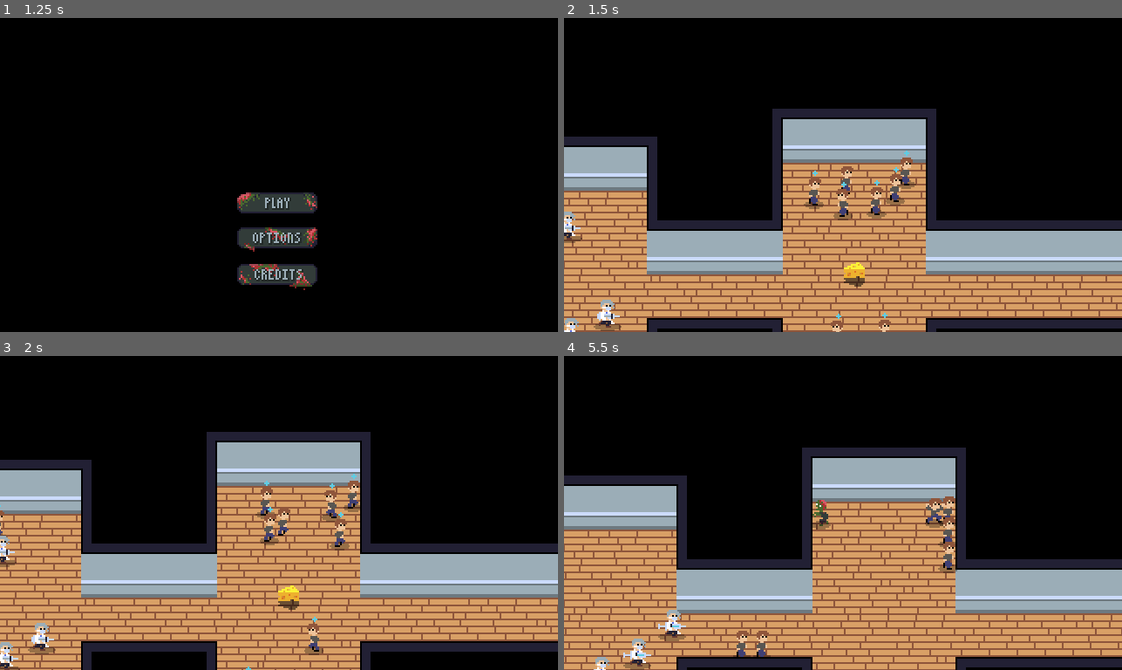
Above: before the commit, frames 1-4 (two rows, left to right).
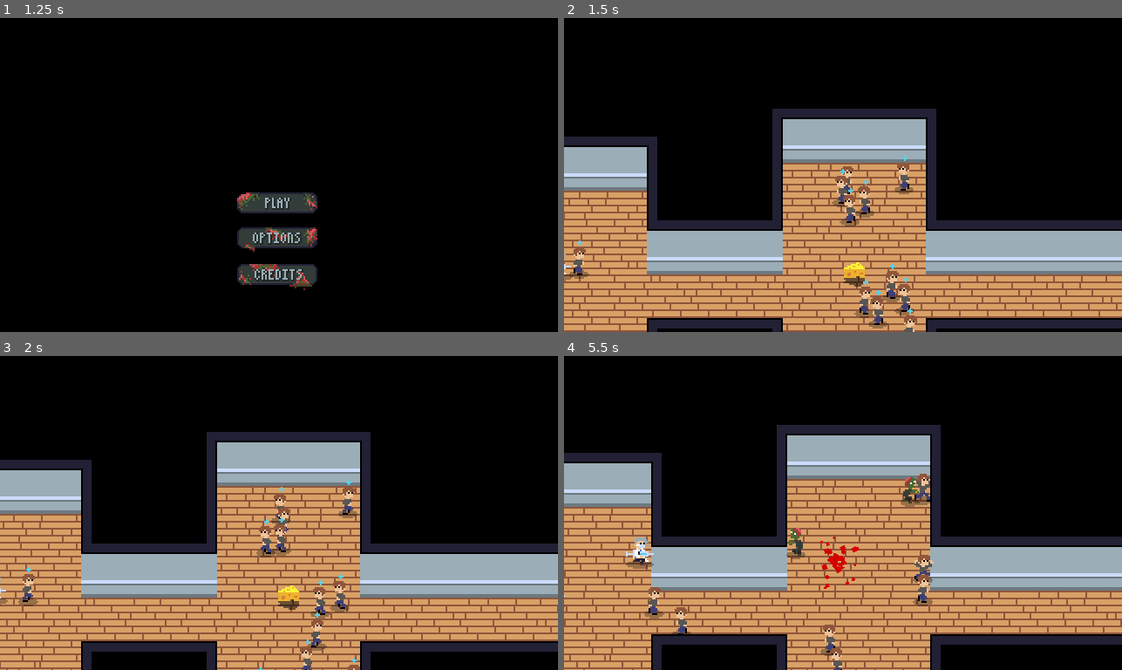
Above: after the commit, the same moments.

Repository: lucasericsson222/gmtk2024
Game: Godot game, scene res://scenes/win.tscn
Two runs of this game, one before a commit and one after it. Both use one fixed random seed, a clock stepped at 60 frames per second and the inputs below. This scene is started directly instead of the project's main scene.
Inputs (mouse positions are in pixels of both pictures, inside the frame that each line leads up to):
- Up to frame 1 (1.25 s): click (279, 222) at 0.5 s
- Up to frame 2 (1.5 s): click (843, 203) at 1.25 s
- Up to frame 3 (2 s): no input
- Up to frame 4 (5.5 s): tap Enter at 2 s; move the mouse to (965, 497) at 2.02 s; hold D (right) 2.03-2.78 s; hold Shift (clump) 2.03-2.78 s; move the mouse to (731, 528) at 2.77 s; hold S (down) 2.78-3.53 s; tap Space (spread) at 2.85 s; move the mouse to (898, 443) at 3.52 s; hold D (right) 3.53-4.28 s; hold F (throw) 3.53-4.28 s; move the mouse to (815, 575) at 4.27 s; hold W (up) 4.28-5.03 s; tap Shift (clump) at 4.35 s; move the mouse to (1010, 560) at 5.02 s; hold A (left) from 5.03 s (still down); hold Space (spread) from 5.03 s (still down)

Frame 1 is identical in both runs. In frame 2, 3.1% of the frame differs, in the area x 0-64%, y 42-100%; in frame 3, 3.0%; in frame 4, 45%, in the area x 0-100%, y 21-100%.

Commit message:
Change audio, set win requirement to 30

Diff:
--- a/procedural.gd
+++ b/procedural.gd
@@ -86,7 +86,7 @@
 func populate_rooms(rooms: Array[Room]):
 	for room in rooms:
 		if room.dist < human_dist_spawn_maximum:
-			for i in range(0, randi_range(3, max(7 - room.dist, 3))):
+			for i in range(0, randi_range(3, max(13 - room.dist, 3))):
 				var human_instance = human_scene.instantiate()
 				add_to_room_random_position(room, human_instance)
 		if room.dist > doctor_dist_spawn_minimum:
--- a/scenes/win.tscn
+++ b/scenes/win.tscn
@@ -1,6 +1,6 @@
 [gd_scene load_steps=30 format=3 uid="uid://0gcmo0rr0bth"]
 
-[ext_resource type="Script" path="res://scripts/game_over.gd" id="1_bxnu3"]
+[ext_resource type="Script" path="res://scripts/win.gd" id="1_tclsl"]
 [ext_resource type="Texture2D" uid="uid://dmobr3h8wxk3e" path="res://assets/thank_you_for_playing.png" id="2_7cy10"]
 [ext_resource type="Texture2D" uid="uid://dsxyjwwpsx7vk" path="res://assets/menu_buttons.png" id="3_0bolx"]
 [ext_resource type="Texture2D" uid="uid://mgav88ow3jbv" path="res://assets/menu_buttons_clicked.png" id="4_dlbeh"]
@@ -166,14 +166,14 @@
 atlas = ExtResource("5_mtxl4")
 region = Rect2(1, 66, 47, 14)
 
-[node name="GameOver" type="Control"]
+[node name="Win" type="Control"]
 layout_mode = 3
 anchors_preset = 15
 anchor_right = 1.0
 anchor_bottom = 1.0
 grow_horizontal = 2
 grow_vertical = 2
-script = ExtResource("1_bxnu3")
+script = ExtResource("1_tclsl")
 
 [node name="MarginContainer" type="MarginContainer" parent="."]
 layout_mode = 1
--- a/scripts/audio_manager.gd
+++ b/scripts/audio_manager.gd
@@ -7,7 +7,8 @@
 enum Songs {
 	MENU,
 	MAIN,
-	GAME_OVER
+	GAME_OVER,
+	WIN
 }
 
 const SFX_RESOURCES := {
@@ -17,7 +18,8 @@
 const SONG_RESOURCES := {
 	Songs.MENU: preload("res://audio/menu.mp3"),
 	Songs.MAIN: preload("res://audio/main.mp3"),
-	Songs.GAME_OVER: preload("res://audio/game_over.mp3")
+	Songs.GAME_OVER: preload("res://audio/game_over.mp3"),
+	Songs.WIN: preload("res://audio/win.mp3")
 }
 
 func play_sfx(sfx: SoundEffects):
--- /dev/null
+++ b/scripts/win.gd
@@ -0,0 +1,14 @@
+extends Control
+
+
+func _ready() -> void:
+	AudioManager.play_song(AudioManager.Songs.WIN)
+
+	if AudioServer.get_bus_effect_count(0) > 0:
+		AudioServer.remove_bus_effect(0, 0)
+
+
+func _on_main_menu_pressed() -> void:
+	AudioManager.play_sfx(AudioManager.SoundEffects.MENU_BUTTON)
+	Engine.time_scale = 1
+	get_tree().change_scene_to_file("res://scenes/menu.tscn")
--- a/scripts/win_condition.gd
+++ b/scripts/win_condition.gd
@@ -1,7 +1,7 @@
 extends Node2D
-@export var threshold = 5
+@export var threshold = 30
 @export var big_zombie_points = 5
-const SCALE_RATE = 0.1
+const SCALE_RATE = 0.3
 
 var fade_out_scene = preload("res://scenes/fade_to_black.tscn")
 var win = false
@@ -21,7 +21,7 @@
 
 func _on_win_timer_timeout() -> void:
 	var outro_timer = Timer.new()
-	outro_timer.wait_time = 2
+	outro_timer.wait_time = 3
 	outro_timer.autostart = true
 	get_parent().add_child(outro_timer)
 	outro_timer.connect("timeout", _on_outro_timeout)
Not shown, added: audio/win.mp3.import
Not shown, changed: .DS_Store
Not shown, added: audio/.DS_Store
Not shown, changed: audio/game_over.mp3
Not shown, changed: audio/main.mp3
Not shown, added: audio/win.mp3
